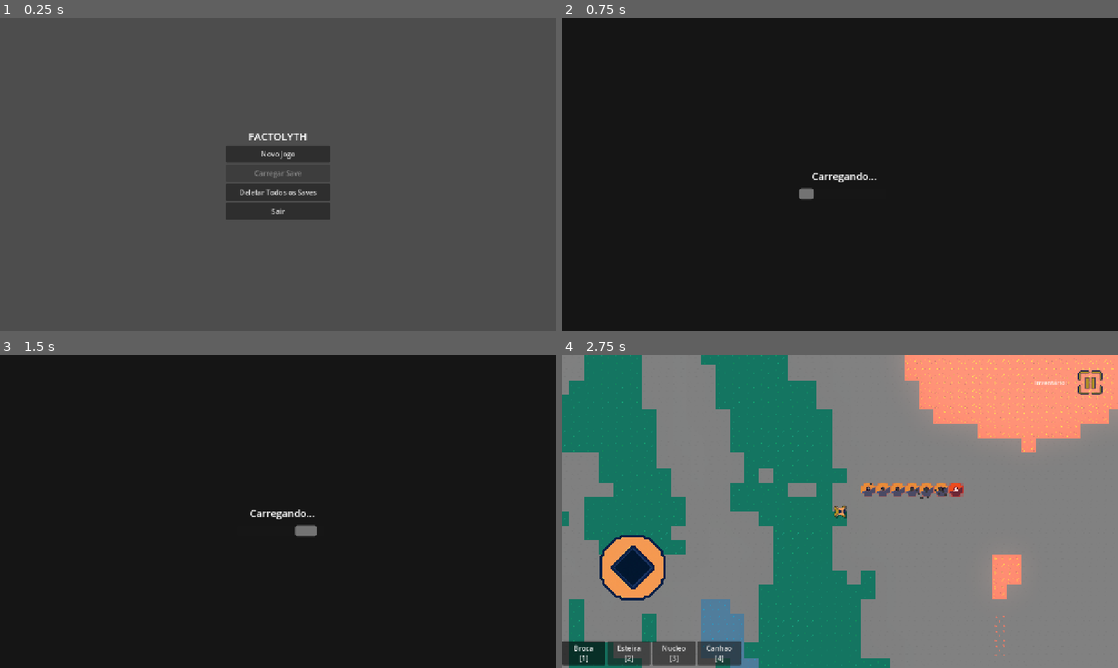
Above: before the commit, frames 1-4 (two rows, left to right).
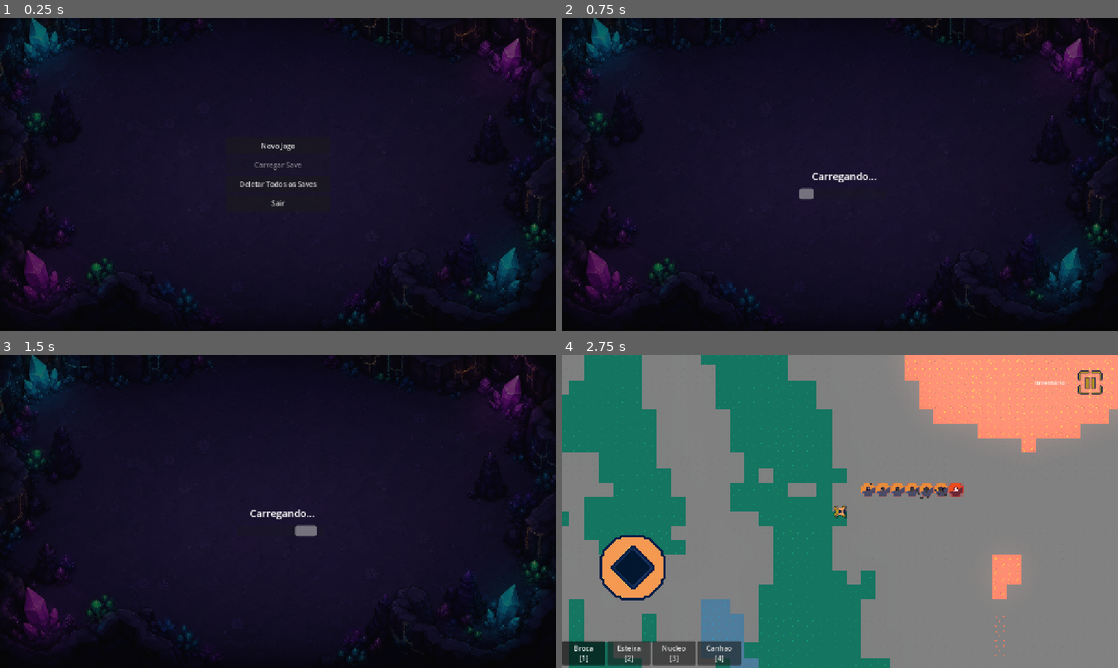
Above: after the commit, the same moments.

Repository: christianfelipesf/Factolyth
Game: Godot game, scene res://scenes/main.tscn
The game is run twice, just before and just after one commit, with the same random seed, the same clock (stepped at 60 frames per second) and the same inputs. Sound files missing from this copy of the repository are replaced by a short silence.
Inputs (mouse positions are in pixels of both pictures, inside the frame that each line leads up to):
- Up to frame 1 (0.25 s): no input
- Up to frame 2 (0.75 s): click "Novo Jogo" at 0.5 s
- Up to frame 3 (1.5 s): click (528, 383) at 1.25 s
- Up to frame 4 (2.75 s): tap Enter at 2 s; move the mouse to (962, 495) at 2.02 s; press the mouse at (962, 495) at 2.03 s; hold D (move_right) from 2.03 s (still down)

The runs differ from the first frame. In frame 1, 98% of the frame differs, in the area x 0-100%, y 0-100%; in frame 2, 8.2%; in frame 3, 8.2%; in frame 4, nothing differs.

Commit message:
dwaddaw
dwadwad

Diff:
--- a/scenes/carregando.tscn
+++ b/scenes/carregando.tscn
@@ -1,7 +1,9 @@
 [gd_scene format=3 uid="uid://d3fhctwalthm4"]
 
+[ext_resource type="Texture2D" uid="uid://bw721bn2u6y37" path="res://scenes/factolyth_menu_bg_no_text.png" id="1_wq544"]
+
 [sub_resource type="StyleBoxFlat" id="StyleBoxFlat_22due"]
-bg_color = Color(0.13333334, 0.13333334, 0.13333334, 0.6156863)
+bg_color = Color(0.032541297, 0.032541297, 0.032541297, 0.6156863)
 
 [node name="Control" type="Control" unique_id=54387847]
 layout_mode = 3
@@ -11,6 +13,11 @@
 offset_bottom = 5.0
 grow_horizontal = 2
 grow_vertical = 2
+
+[node name="FactolythMenuBgNoText" type="Sprite2D" parent="." unique_id=1572100028]
+position = Vector2(636, 349)
+scale = Vector2(0.8, 0.8)
+texture = ExtResource("1_wq544")
 
 [node name="Panel" type="Panel" parent="." unique_id=1057981368]
 layout_mode = 0
--- a/scenes/main.tscn
+++ b/scenes/main.tscn
@@ -1,6 +1,10 @@
 [gd_scene format=3 uid="uid://cdvo0srdwci2"]
 
 [ext_resource type="Script" uid="uid://bek643b3glqfp" path="res://scripts/main_menu.gd" id="1"]
+[ext_resource type="Texture2D" uid="uid://bw721bn2u6y37" path="res://scenes/factolyth_menu_bg_no_text.png" id="2_0wfyh"]
+
+[sub_resource type="StyleBoxFlat" id="StyleBoxFlat_sugp2"]
+bg_color = Color(0.032541297, 0.032541297, 0.032541297, 0.6156863)
 
 [node name="Main" type="Control" unique_id=160072808]
 layout_mode = 3
@@ -10,6 +14,20 @@
 grow_horizontal = 2
 grow_vertical = 2
 script = ExtResource("1")
+
+[node name="FactolythMenuBgNoText" type="Sprite2D" parent="." unique_id=26732152]
+position = Vector2(636, 349)
+scale = Vector2(0.8, 0.8)
+texture = ExtResource("2_0wfyh")
+
+[node name="Panel" type="Panel" parent="." unique_id=1941149650]
+layout_mode = 0
+offset_left = -25.0
+offset_top = -14.0
+offset_right = 15.0
+offset_bottom = 26.0
+scale = Vector2(33.296097, 18.926086)
+theme_override_styles/panel = SubResource("StyleBoxFlat_sugp2")
 
 [node name="VBoxContainer" type="VBoxContainer" parent="." unique_id=1790241508]
 layout_mode = 1
@@ -27,6 +45,7 @@
 alignment = 1
 
 [node name="Titulo" type="Label" parent="VBoxContainer" unique_id=1773170264]
+visible = false
 layout_mode = 2
 theme_override_font_sizes/font_size = 24
 text = "FACTOLYTH"
Not shown, added: factolyth_menu_bg.png.import
Binary file added: images/tilemap/agua_parada.png
Binary file added: images/tilemap/cristal_Verde.png
Binary file added: images/tilemap/cristal_amarelo.png
Binary file added: images/tilemap/cristal_azul.png
Binary file added: images/tilemap/cristal_branco.png
Binary file added: images/tilemap/cristal_ciano.png
Binary file added: images/tilemap/cristal_rosa.png
Binary file added: images/tilemap/grass.png
Binary file added: images/tilemap/grass_cogu.png
Binary file added: images/tilemap/grass_cogu2.png
Binary file added: images/tilemap/lava.png
(and 7 more such lines)
